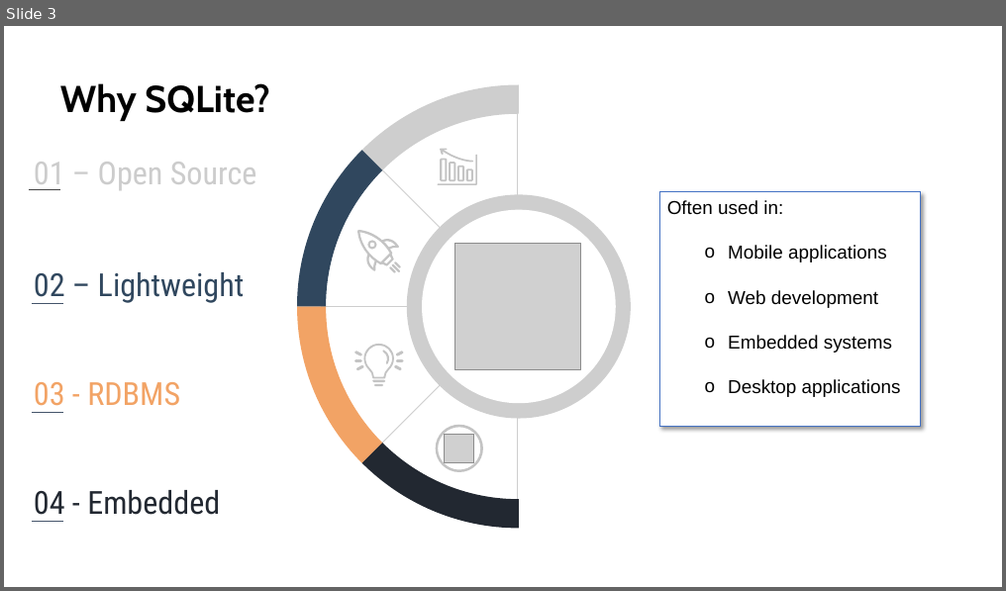
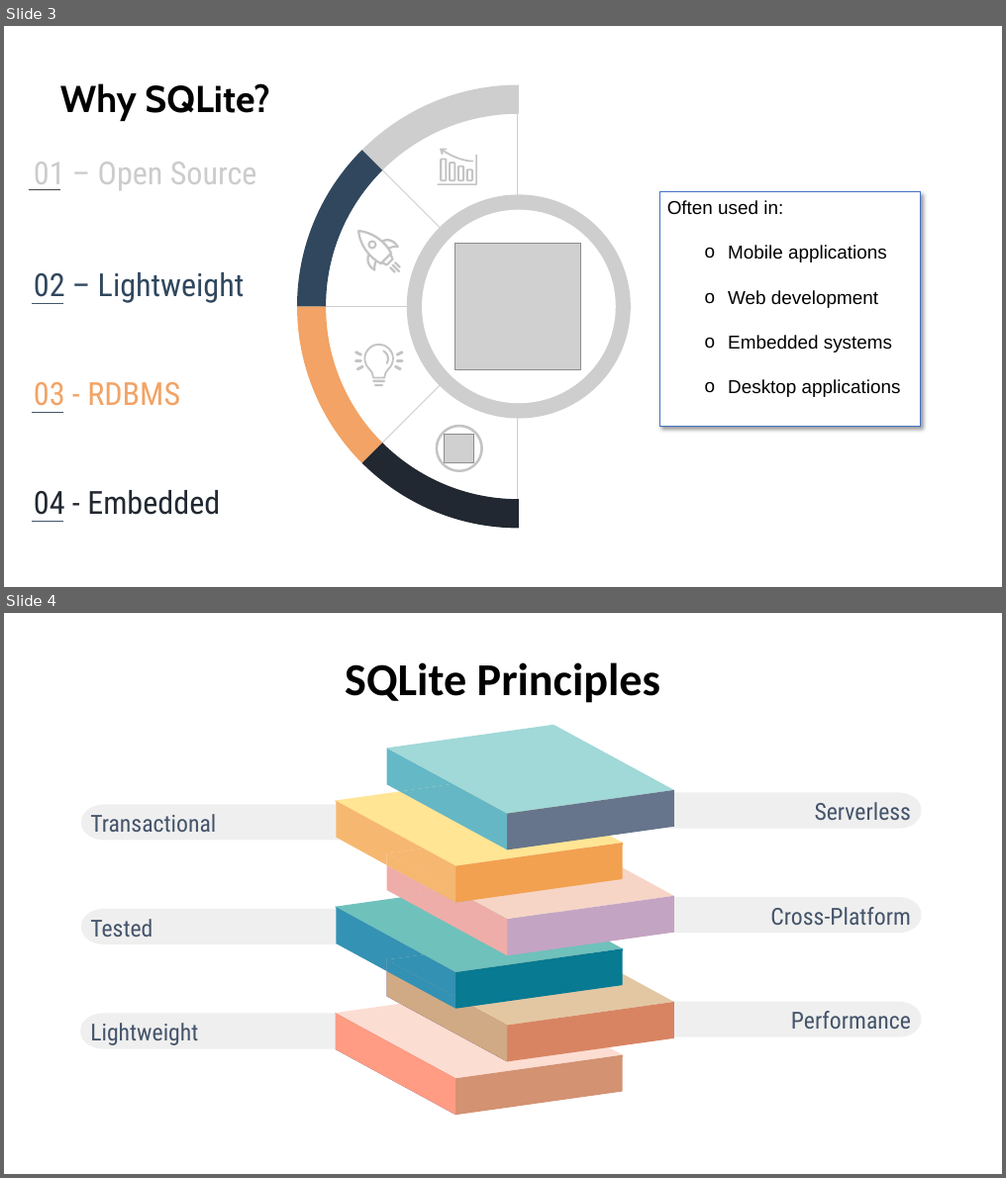
Before and after one commit to AntonioPirani/SQLiteProject, a slide deck: Presentation.pptx. Shown one above the other, each under a label of ours: slide 3 before the commit, slides 3 and 4 after it. The pictures are 1006x591 and 1006x1178 pixels, drawn with LibreOffice and Linux fonts; fonts in the diff are those of the drawing; grey boxes stand for pictures. Boxes give left, top, right and bottom in pixels: in the first picture for what was removed or moved away, otherwise in the second. Text is boxed around its words. In the diff, an @@ line names an element or a change of style, - is before the commit and + after.

```diff
--- a/Presentation.pptx
+++ b/Presentation.pptx
@@ slide 4 added at (4,613,1002,1174), background #FFFFFF @@
@@ title added at (345,663,660,703), 44 pt, text #000000, bold @@
+SQLite Principles
@@ group added at (80,725,922,1115): 33 freeform shapes @@
@@ text added at (90,814,216,832), 22.7 pt, text #44546A @@
+Transactional
@@ text added at (815,802,911,820), 22.7 pt, text #44546A @@
+Serverless
@@ text added at (770,907,910,925), 22.7 pt, text #44546A @@
+Cross-Platform
@@ text added at (90,919,152,937), 22.7 pt, text #44546A @@
+Tested
@@ text added at (90,1023,198,1046), 22.7 pt, text #44546A @@
+Lightweight
@@ freeform shape added at (670,1002,670,1003), fill #BAA2D5 @@
@@ text added at (791,1011,911,1029), 22.7 pt, text #44546A @@
+Performance
```
Also in this commit, not shown: 2 slides changed, 3 other slides added, 2 slides removed.
